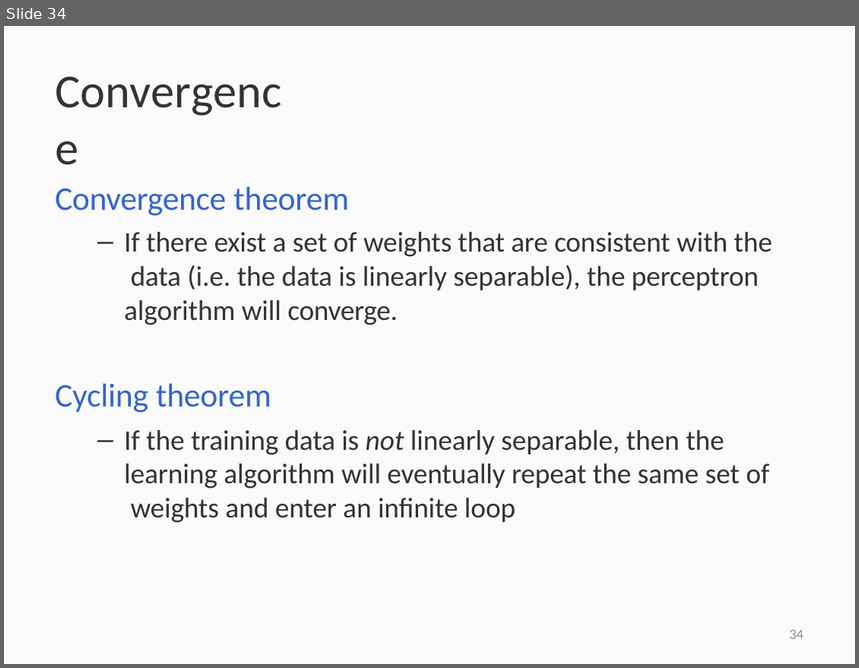
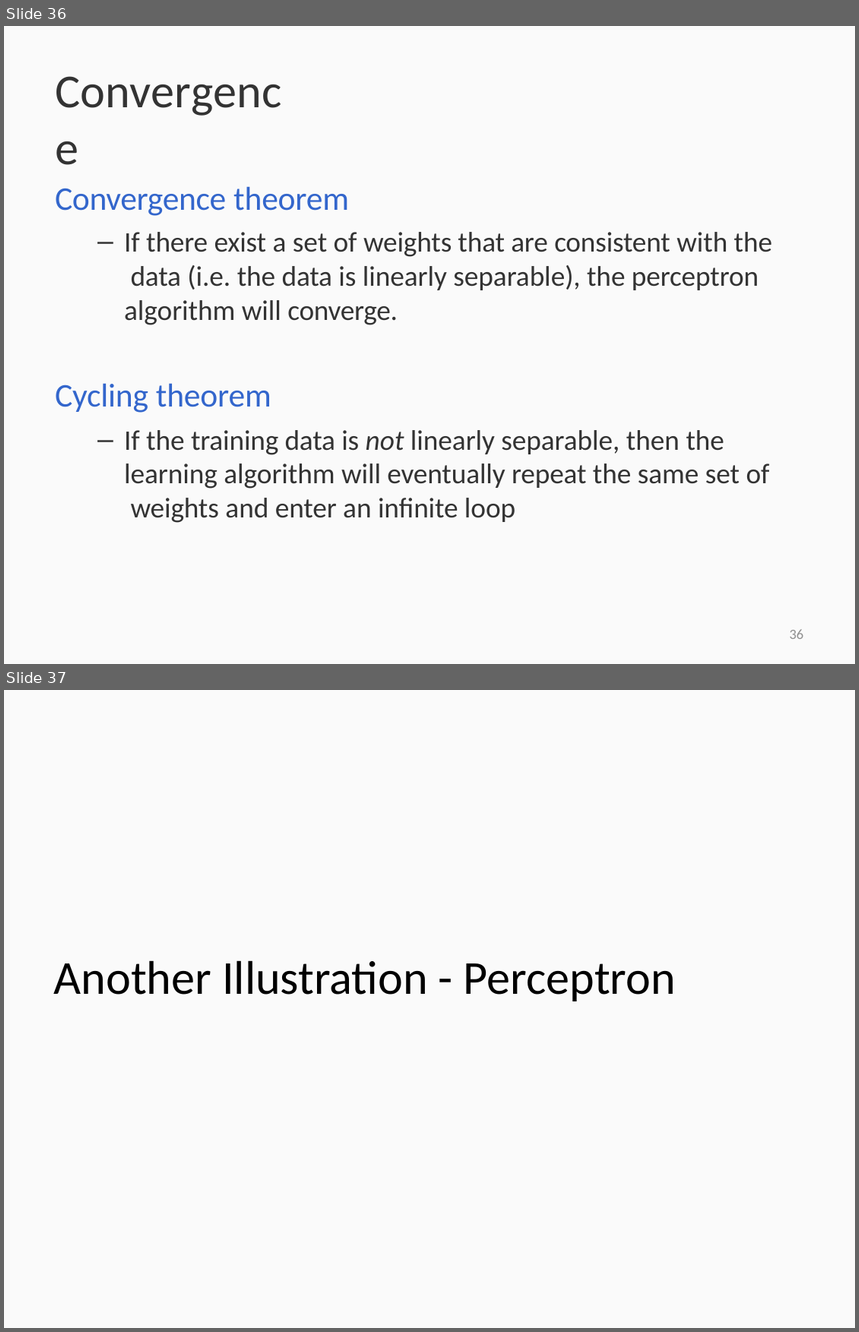
Before and after one commit to Suprajabhaskara2903/7th-sem, a slide deck: PE-3 NN&DL/unit1/NNDL_Lecture_2.pptx. Shown one above the other, each under a label of ours: slide 34 before the commit, slides 36 and 37 after it. The pictures are 859x668 and 859x1332 pixels, drawn with LibreOffice and Linux fonts; fonts in the diff are those of the drawing. Boxes give left, top, right and bottom in pixels: in the first picture for what was removed or moved away, otherwise in the second. Text is boxed around its words. In the diff, an @@ line names an element or a change of style, - is before the commit and + after.

```diff
--- a/PE-3 NN&DL/unit1/NNDL_Lecture_2.pptx
+++ b/PE-3 NN&DL/unit1/NNDL_Lecture_2.pptx
@@ slide 37 added at [4,690,855,1328], background #FFFFFF; not listed: 1 template element that a slide beside it also shows @@
@@ title added at [54,961,676,1002], 40 pt, text #000000 @@
+Another Illustration - Perceptron
@@ what was slide 34 is now slide 36 @@
@@ page number at [790,629,804,639]: text changed @@
-34
+36
```
Also in this commit, not shown: 17 other slides added, 23 other files.
